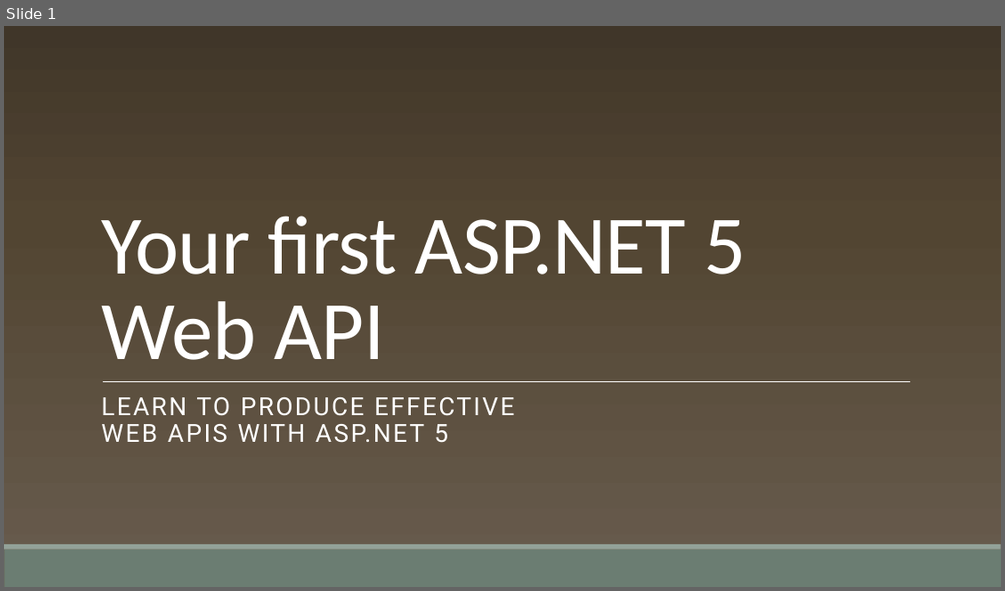
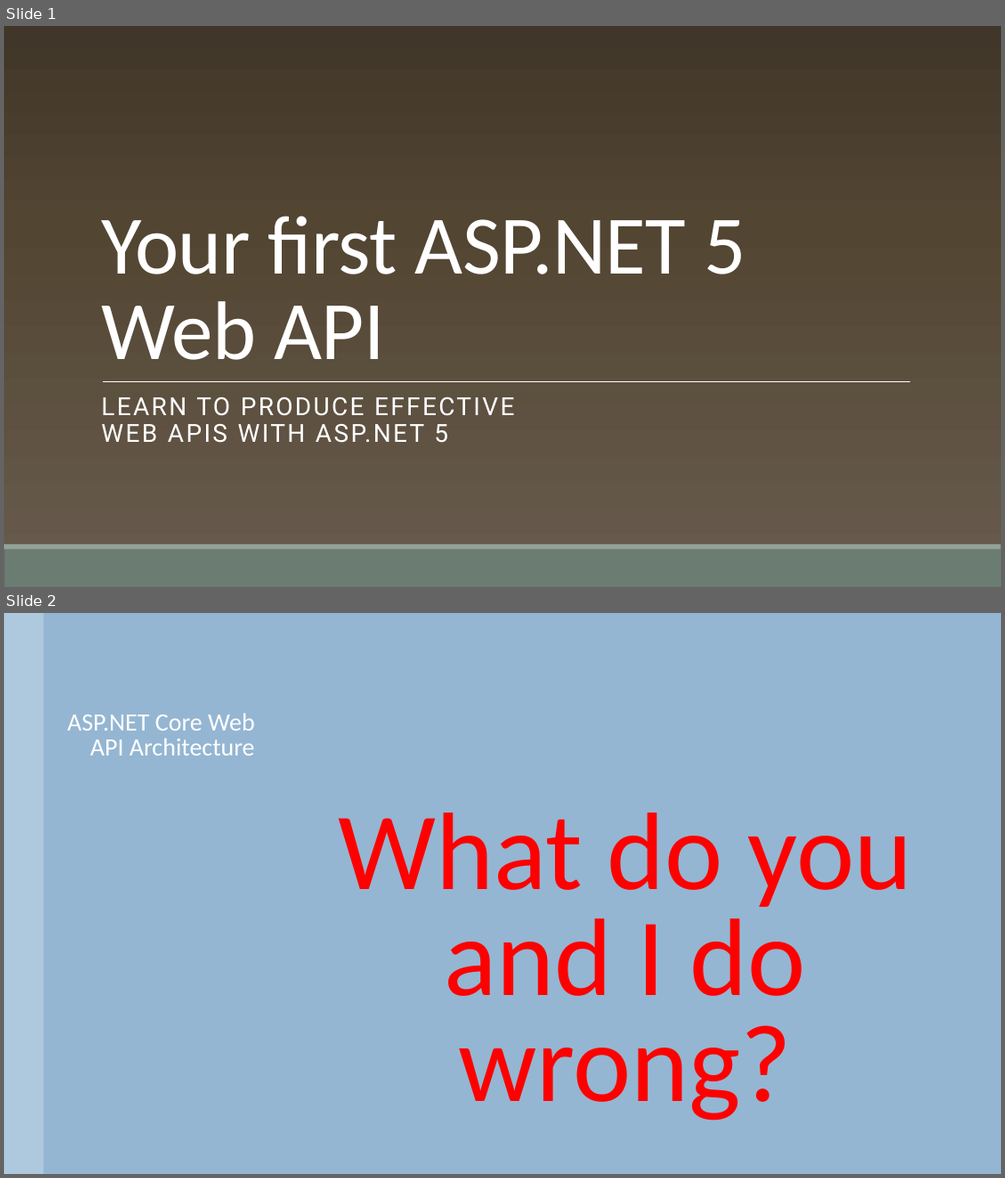
Before and after one commit to cwoodruff/aspnet-5-web-api-workshop, a slide deck: module-1/01-03 Your first ASP.NET 5 Web API/01-03 Your first ASP.NET 5 Web API.pptx. Shown one above the other, each under a label of ours: slide 1 before the commit, slides 1 and 2 after it. The pictures are 1005x591 and 1005x1178 pixels, drawn with LibreOffice and Linux fonts; fonts in the diff are those of the drawing; background and template pictures are left out. Boxes give left, top, right and bottom in pixels: in the first picture for what was removed or moved away, otherwise in the second. Text is boxed around its words. In the diff, an @@ line names an element or a change of style, - is before the commit and + after.

```diff
--- a/module-1/01-03 Your first ASP.NET 5 Web API/01-03 Your first ASP.NET 5 Web API.pptx
+++ b/module-1/01-03 Your first ASP.NET 5 Web API/01-03 Your first ASP.NET 5 Web API.pptx
@@ slide 2 added at box(4, 613, 1001, 1174), background #94B6D2 @@
@@ rectangle added at box(4, 613, 44, 1174), fill #FFFFFF at 25% opacity @@
@@ text added at box(67, 713, 255, 755), 24 pt, text #FFFFFF @@
+ASP.NET Core Web API Architecture
@@ title added at box(338, 812, 913, 1120), 106 pt, text #FF0000 @@
+What do you and I do wrong?
```
Also in this commit, not shown: 4 other slides added, 10 other files.
